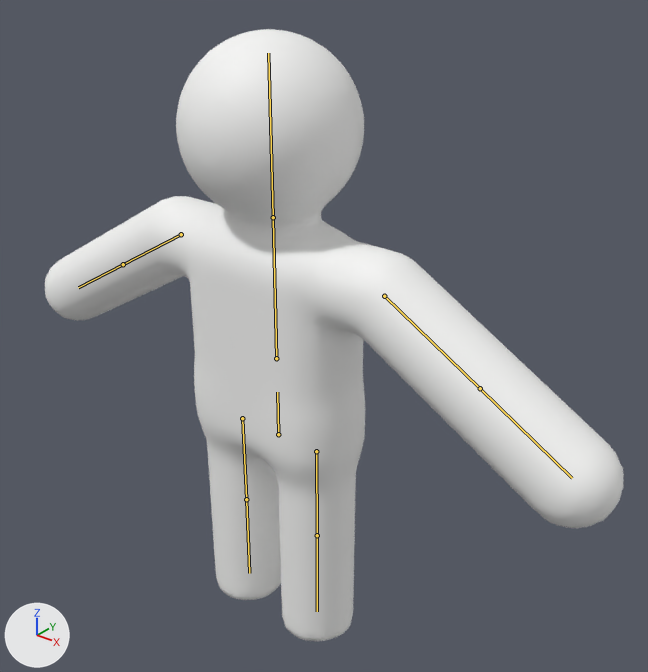
Before and after pictures for a commit that changed the glTF model assets/character.glb.
Both versions are drawn from a 50 mm lens placed at (1.68, -1.86, 2.27), pointed at (0.15, 0.05, 1.08). Every picture has the same lights, and +X, +Y and +Z are marked at lower left. The picture after the commit comes second. The bones that change, and the others that lie on the model, are drawn over the model as lines.

In view in the first picture: 'Character'.
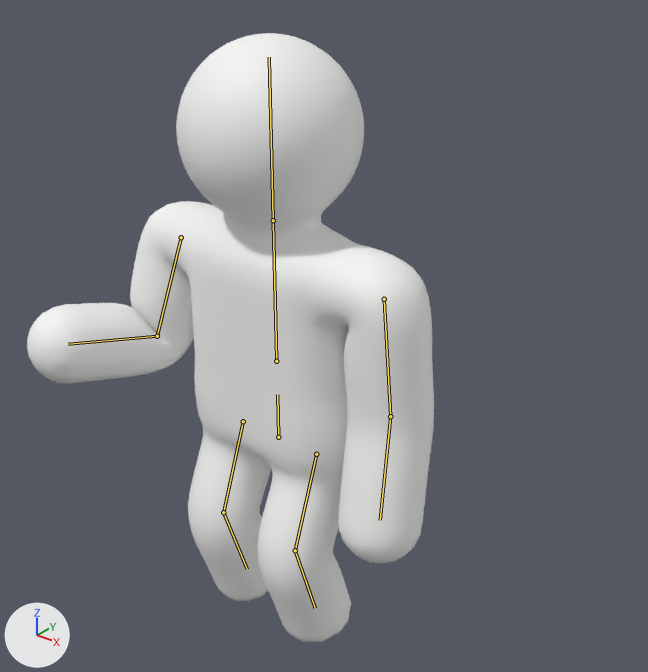
The newer file adds an action. The first version stands in its rest pose; the second is drawn at frame 2 of the action 'HoldOrb'.

Boxes [x1, y1, x2, y2] around the edits, measured in the pictures (648 x 672 px):
'Character', posed (30% narrower)
    before: [45, 29, 624, 641]
    after: [27, 33, 434, 642]
bone 'hips', root to tip
    before: (278, 434) to (277, 392)
    after: (278, 437) to (277, 394)
bone 'upper_arm.L', root to tip
    before: (384, 296) to (480, 388)
    after: (384, 299) to (390, 416)
bone 'forearm.L', root to tip
    before: (480, 388) to (572, 478)
    after: (390, 416) to (380, 520)
bone 'upper_arm.R', root to tip
    before: (181, 234) to (123, 264)
    after: (181, 237) to (157, 336)
bone 'forearm.R', root to tip
    before: (123, 264) to (78, 287)
    after: (157, 336) to (68, 344)
bone 'thigh.L', root to tip
    before: (316, 451) to (317, 535)
    after: (316, 454) to (295, 550)
bone 'shin.L', root to tip
    before: (317, 535) to (317, 611)
    after: (295, 550) to (315, 608)
bone 'thigh.R', root to tip
    before: (242, 418) to (246, 499)
    after: (243, 421) to (223, 512)
bone 'shin.R', root to tip
    before: (246, 499) to (249, 573)
    after: (223, 512) to (247, 569)

What the commit changed:
Bone 'hips' (bone_hips) moves from (0.0, 0.0, 0.0) to (0.0, -0.01, 0.0).
Bone 'upper_arm.L' (bone_upper_arm_l) turns from (0, 0, 0) to (0, 0, -55) degrees about its own x, y and z.
Bone 'forearm.L' (bone_forearm_l) turns from (0, 0, 0) to (14, 0, 0) degrees about its own x, y and z.
Bone 'upper_arm.R' (bone_upper_arm_r) turns from (0, 0, 0) to (13, -6, 47) degrees about its own x, y and z.
Bone 'forearm.R' (bone_forearm_r) turns from (0, 0, 0) to (81, 17, -20) degrees about its own x, y and z.
Bone 'thigh.L' (bone_thigh_l) turns from (0, 0, 0) to (20, 0, 0) degrees about its own x, y and z.
Bone 'shin.L' (bone_shin_l) turns from (0, 0, 0) to (-38, 0, 0) degrees about its own x, y and z.
Bone 'thigh.R' (bone_thigh_r) turns from (0, 0, 0) to (20, 0, 0) degrees about its own x, y and z.
Bone 'shin.R' (bone_shin_r) turns from (0, 0, 0) to (-38, 0, 0) degrees about its own x, y and z.
